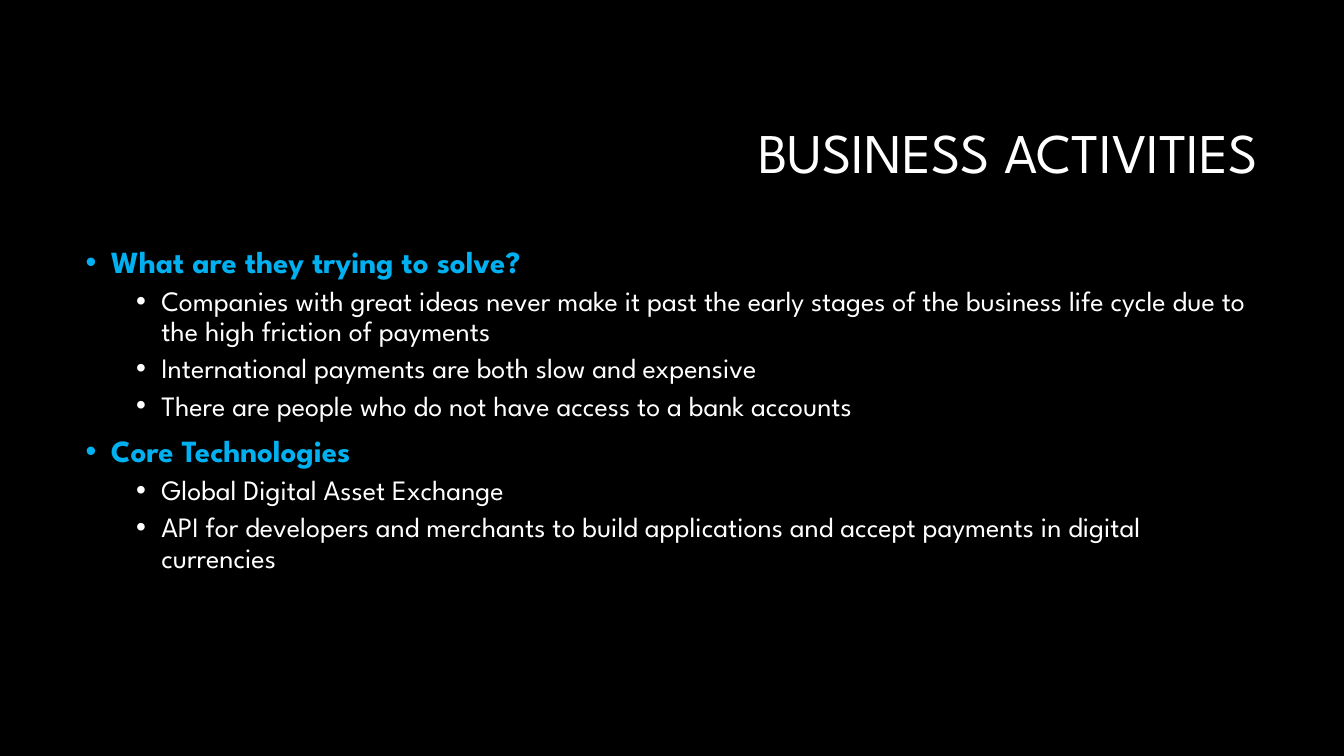
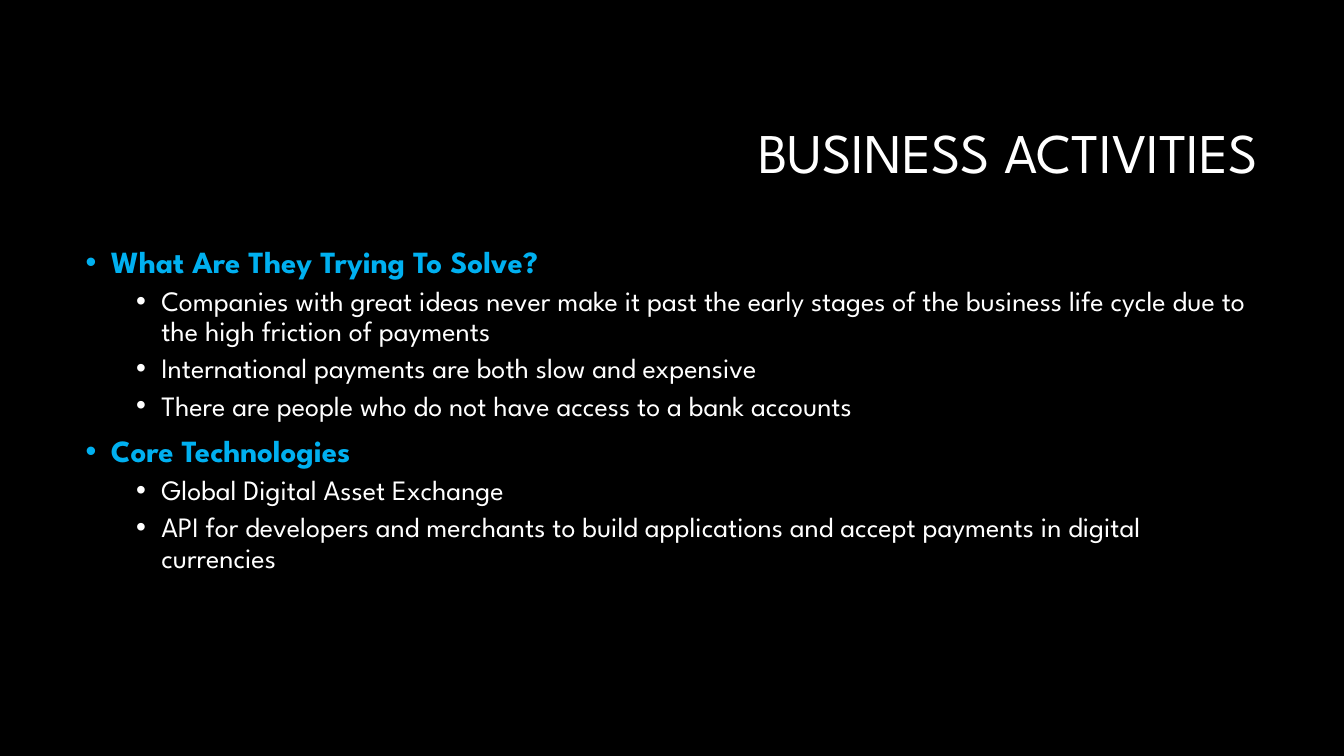
Before and after one commit to gesmith0606/Coinbase_Casestudy, a slide deck: slide 3 of FinTech Coinbase slides.pptx. Drawn at 1344x756 pixels with LibreOffice and Linux fonts; fonts in the diff are those of the drawing; background and template pictures are left out. Boxes give left, top, right and bottom in pixels: in the first picture for what was removed or moved away, otherwise in the second. Text is boxed around its words. In the diff, an @@ line names an element or a change of style, - is before the commit and + after.

```diff
--- a/FinTech Coinbase slides.pptx
+++ b/FinTech Coinbase slides.pptx
@@ text at [111, 251, 538, 280]: text changed @@
-• What are they trying to solve?
+• What Are They Trying To Solve?
```
Also in this commit, not shown: 5 other slides changed.
